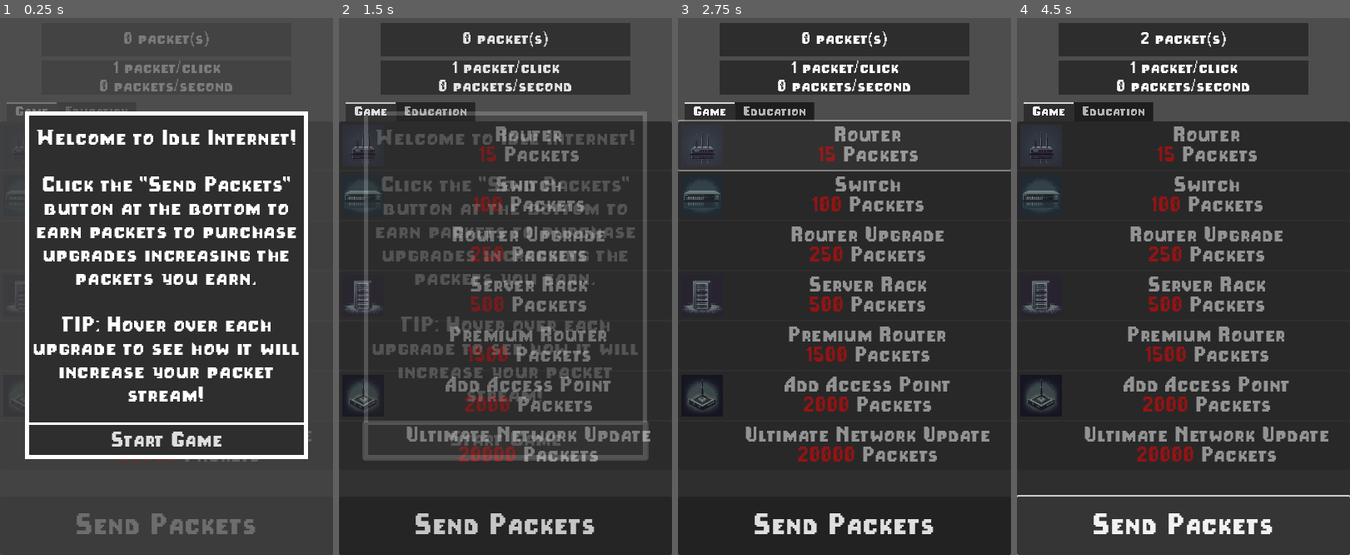
Above: before the commit, frames 1-4 (left to right).
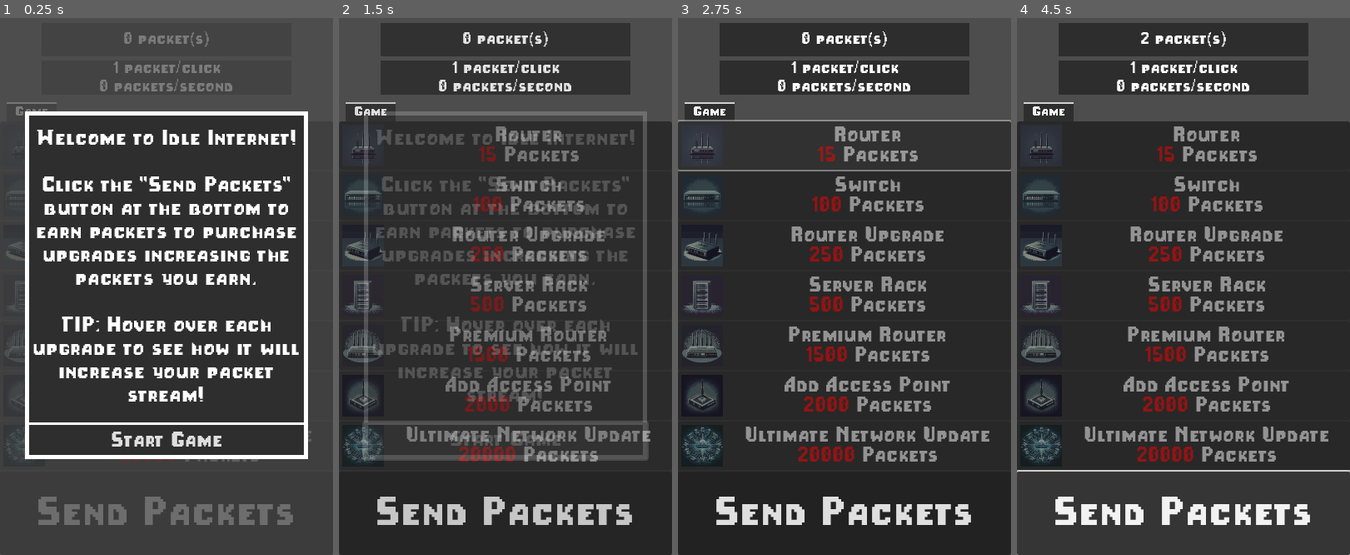
Above: after the commit, the same moments.

Repository: ngabryluk/Idle-Internet
Game: Godot game, scene res://scenes/game.tscn
The game is run twice, just before and just after one commit, with the same random seed, the same clock (stepped at 60 frames per second) and the same inputs.
Inputs (mouse positions are in pixels of both pictures, inside the frame that each line leads up to):
- Up to frame 1 (0.25 s): no input
- Up to frame 2 (1.5 s): click "Start Game" at 0.5 s; click "Start Game" at 1.25 s
- Up to frame 3 (2.75 s): click (844, 146) at 2.02 s
- Up to frame 4 (4.5 s): click "Send Packets" at 2.75 s; click (1183, 146) at 3.52 s; click "Send Packets" at 4.25 s

The runs differ from the first frame. In frame 1, 2.3% of the frame differs, in the area x 1-88%, y 41-97%; in frame 2, 4.1%; in frame 3, 4.3%; in frame 4, 5.0%, in the area x 0-100%, y 15-97%.
Error in both runs: Cannot call method 'queue_free' on a null value. (res://scenes/game.gd:23)

Commit message:
Added remaining icons

Diff:
--- a/scenes/game.tscn
+++ b/scenes/game.tscn
@@ -55,16 +55,12 @@
 anchor_top = 1.0
 anchor_right = 1.0
 anchor_bottom = 1.0
-offset_top = -70.0
+offset_top = -100.0
 grow_horizontal = 2
 grow_vertical = 0
 theme_override_fonts/font = ExtResource("2_pe166")
-theme_override_font_sizes/font_size = 35
+theme_override_font_sizes/font_size = 50
 text = "Send Packets"
-
-[node name="Education" type="TabBar" parent="MarginContainer/TabContainer"]
-visible = false
-layout_mode = 2
 
 [node name="PacketTotal" type="Label" parent="."]
 modulate = Color(1, 1, 1, 0.3)
--- a/scenes/upgrades.tscn
+++ b/scenes/upgrades.tscn
@@ -10,9 +10,12 @@
 [ext_resource type="Texture2D" uid="uid://ceutwiihpm67i" path="res://icons/switch.png" id="6_mayw3"]
 [ext_resource type="Script" path="res://scenes/click_two.gd" id="7_26xhj"]
 [ext_resource type="Texture2D" uid="uid://cr0sd5cfkw5vs" path="res://icons/server_rack.png" id="8_emh13"]
+[ext_resource type="Texture2D" uid="uid://dvq3rr7l4gkut" path="res://icons/router_upgrade.png" id="8_i3f2c"]
 [ext_resource type="Texture2D" uid="uid://d3bid8gkkukts" path="res://icons/access_point.png" id="10_66ska"]
 [ext_resource type="Script" path="res://scenes/click_three.gd" id="10_fbp47"]
+[ext_resource type="Texture2D" uid="uid://bo8mcftxk8x50" path="res://icons/premium_router.png" id="12_m4x3v"]
 [ext_resource type="Script" path="res://scenes/mega.gd" id="13_cwabn"]
+[ext_resource type="Texture2D" uid="uid://v51m0o1ohrft" path="res://icons/mega.png" id="16_e4swr"]
 
 [node name="Upgrades" type="Control"]
 layout_mode = 3
@@ -54,6 +57,7 @@
 [node name="UpgradeButton" parent="HBoxContainer/VBoxContainer/Click_Two" index="0"]
 offset_top = 112.0
 offset_bottom = 170.0
+icon = ExtResource("8_i3f2c")
 
 [node name="Five" parent="HBoxContainer/VBoxContainer" instance=ExtResource("3_l7wka")]
 layout_mode = 2
@@ -72,6 +76,7 @@
 [node name="UpgradeButton" parent="HBoxContainer/VBoxContainer/Click_Three" index="0"]
 offset_top = 224.0
 offset_bottom = 282.0
+icon = ExtResource("12_m4x3v")
 
 [node name="Ten" parent="HBoxContainer/VBoxContainer" instance=ExtResource("3_l7wka")]
 layout_mode = 2
@@ -90,6 +95,7 @@
 [node name="UpgradeButton" parent="HBoxContainer/VBoxContainer/Mega" index="0"]
 offset_top = 336.0
 offset_bottom = 394.0
+icon = ExtResource("16_e4swr")
 
 [connection signal="upgraded" from="HBoxContainer/VBoxContainer/Click_Router" to="." method="_on_upgrade_upgraded"]
 [connection signal="upgraded" from="HBoxContainer/VBoxContainer/Two_Switch" to="." method="_on_upgrade_upgraded"]
Binary file added: icons/mega.png
Not shown, added: icons/mega.png.import
Binary file added: icons/premium_router.png
Not shown, added: icons/premium_router.png.import
Binary file added: icons/router_upgrade.png
Not shown, added: icons/router_upgrade.png.import
Not shown: 1 places in scenes/upgrades.tscn that only renumber resources
